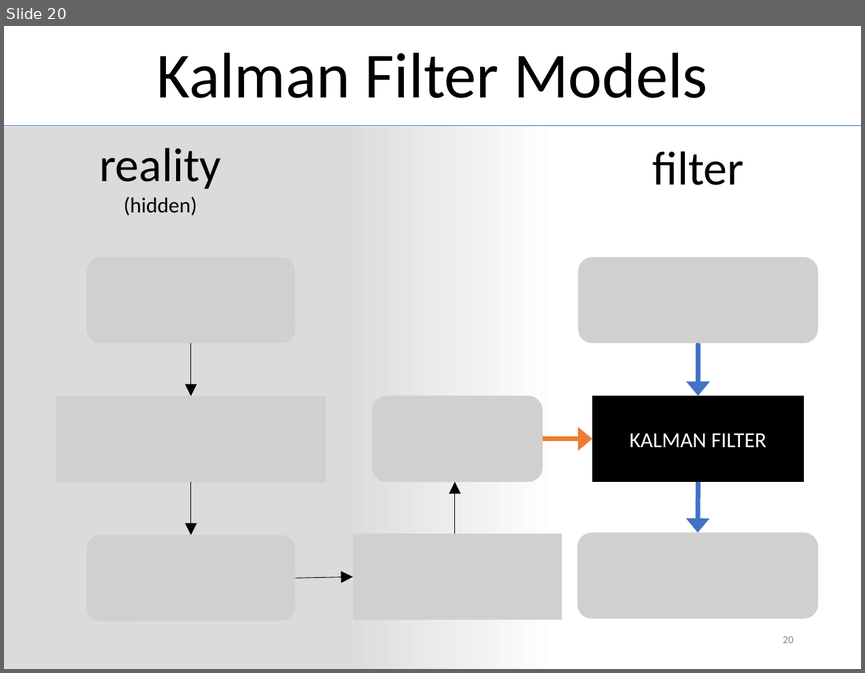
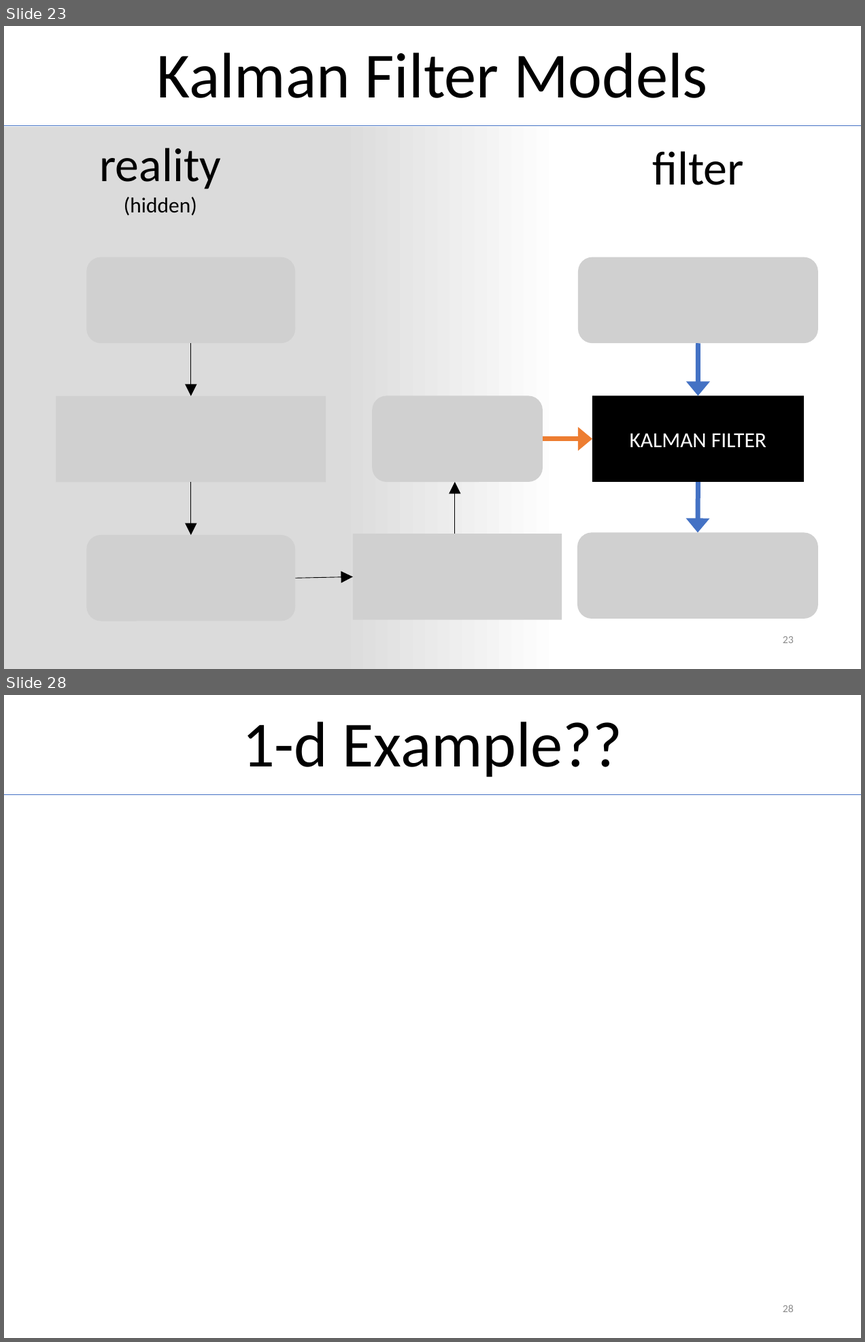
Before and after one commit to MichiHo/flocking, a slide deck: vortrag/ba_seminar_presentation.pptx. Shown one above the other, each under a label of ours: slide 20 before the commit, slides 23 and 28 after it; the slides between them are not shown. The pictures are 865x673 and 865x1342 pixels, drawn with LibreOffice and Linux fonts; fonts in the diff are those of the drawing; grey boxes stand for pictures. Boxes give left, top, right and bottom in pixels: in the first picture for what was removed or moved away, otherwise in the second. Text is boxed around its words. In the diff, an @@ line names an element or a change of style, - is before the commit and + after.

```diff
--- a/vortrag/ba_seminar_presentation.pptx
+++ b/vortrag/ba_seminar_presentation.pptx
@@ slide 28 added at <box>4,695,861,1338</box>, background #FFFFFF @@
@@ title added at <box>242,722,623,777</box>, 54 pt, text #000000 @@
+1-d Example??
@@ line added from (4, 794) to (861, 794), #4472C4 0.5 pt @@
@@ page number added at <box>783,1304,793,1312</box>, 9 pt, text #8C8C8C @@
+28
@@ what was slide 20 is now slide 23 @@
@@ page number at <box>783,636,793,643</box>: text changed @@
-20
+23
```
Also in this commit, not shown: 7 slides changed, 2 other slides added, 1 other file.
